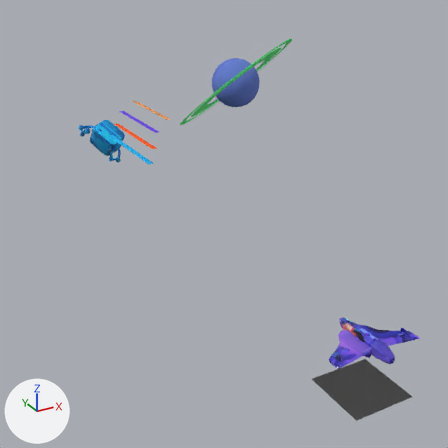
Two versions of the glTF model artracker/animation.glb, one commit apart.
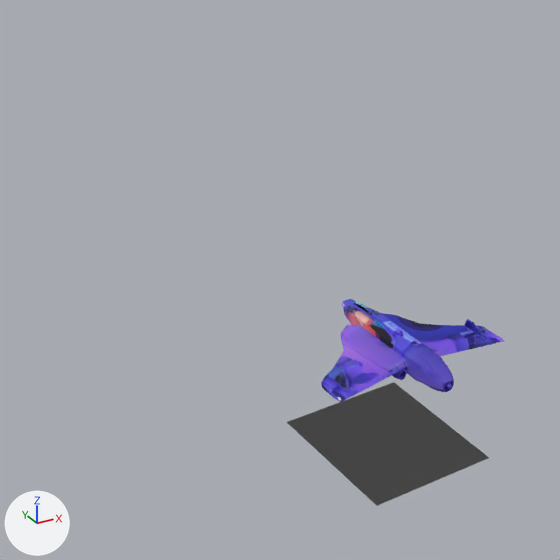
The first picture shows the older version from a 50 mm lens placed at (-7.72, -7.99, 8.5), pointed at (0.82, 7.54, 0.73). The close-ups show both versions on the part from 38% to 100% of the width and 37% to 100% of the height of that picture; other places that the commit changed are outside them. The lights are fixed; the arrows at lower left show +X, +Y and +Z. Where no turn or scale is listed for an object, it has been applied to the vertices. Vertices at the same position are counted once.

Script lines for the objects in view, before the commit:
```python
me_cube = bpy.data.meshes.new('Cube')
me_cube.from_pydata(...)  # a box spanning x -1.0..1.0, y -1.0..1.0, z -1.0..1.0
me_mesh_0_004 = bpy.data.meshes.new('Mesh_0.004')
me_mesh_0_004.from_pydata(...)  # 27284 vertices, 54425 faces; spans x -1.07..1.07, y -0.81..0.81, z -0.21..0.15
me_mesh_0_004.materials.append(mat_material_0_012)  # picture img_image_0
ob_cube = bpy.data.objects.new('Cube', me_cube)
ob_cube.location = (0.0, 0.0, 0.0)
ob_cube.scale = (0.75, 0.75, 0.0)
ob_mesh_0_004 = bpy.data.objects.new('Mesh_0.004', me_mesh_0_004)
ob_mesh_0_004.location = (0.0, 0.0, 1.24)
```
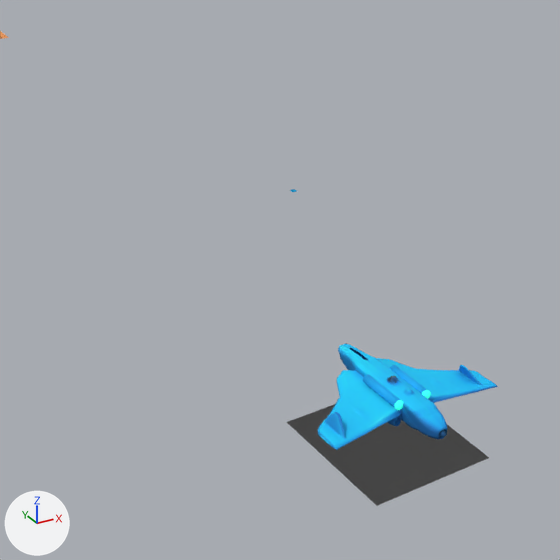
Where the change shows, as pixel boxes [x1, y1, x2, y2] in the close-ups (560 x 560 px):
'Mesh_0.004', reshaped, moved
    before: [321, 299, 505, 402]
    after: [317, 343, 498, 450]
part 1 of me_mesh_0_004, added
    after: [395, 400, 403, 410]
part 2 of me_mesh_0_004, added
    after: [422, 390, 431, 398]
part 3 of me_mesh_0_004, added
    after: [363, 374, 400, 408]
part 4 of me_mesh_0_004, added
    after: [390, 365, 427, 394]
part 5 of me_mesh_0_004, recoloured
    before: [321, 299, 505, 402]
    after: [317, 343, 498, 450]

The change in detail:
Material 'nave.002' (mat_nave_002) is new.
Uses the picture img_image_0_001.
Material 'nave' (mat_nave) is new.
Its texture is img_image_0_001.
Its roughness is 0.8.
Material 'nave.004' (mat_nave_004) is new.
Uses the picture img_image_0_001.
Material 'power' (mat_power) is new.
Its base color is (0.0307, 1.0, 0.638) (cyan #31ffd1).
Its roughness is 1.0.
Its emission color is (0.0307, 1.0, 0.638) (cyan #31ffd1).
Its emission strength is 1.0.
me_mesh_0_004 is used by ob_mesh_0_004; location (0.0, 0.0, 1.24).
me_mesh_0_004 had 27284 vertices, 54425 faces and spanned x -1.07..1.07, y -0.81..0.81, z -0.21..0.15.
me_mesh_0_004 now has 27540 vertices, 54921 faces and spans x -1.07..1.07, y -0.81..0.81, z -0.21..0.15.
me_mesh_0_004 part 1: a new loose piece, a 32-sided cylinder along y spanning x -0.225..-0.127, y -0.329..-0.302, z 0.002..0.1, in mat_power (cyan #31ffd1).
me_mesh_0_004 part 2: a new loose piece, a 32-sided cylinder along y spanning x 0.13..0.228, y -0.329..-0.302, z 0.002..0.1, in mat_power (cyan #31ffd1).
me_mesh_0_004 part 3: a new loose piece, a 32-sided cylinder along y spanning x -0.225..-0.127, y -0.301..0.2, z 0.002..0.1, in mat_nave_004.
me_mesh_0_004 part 4: a new loose piece, a 32-sided cylinder along y spanning x 0.13..0.228, y -0.301..0.2, z 0.002..0.1, in mat_nave_002.
me_mesh_0_004 part 5: 54425 faces spanning x -1.07..1.07, y -0.81..0.81, z -0.21..0.15 switch from mat_material_0_012 (picture img_image_0) to mat_nave (picture img_image_0_001).
me_mesh_0_004 now uses material mat_power (cyan #31ffd1).
me_mesh_0_004 now uses material mat_nave_004.
me_mesh_0_004 now uses material mat_nave_002.
Object 'Mesh_0.004' (ob_mesh_0_004) moves from (0.0, 0.0, 1.24) to (0.0, 0.0, 0.67).
